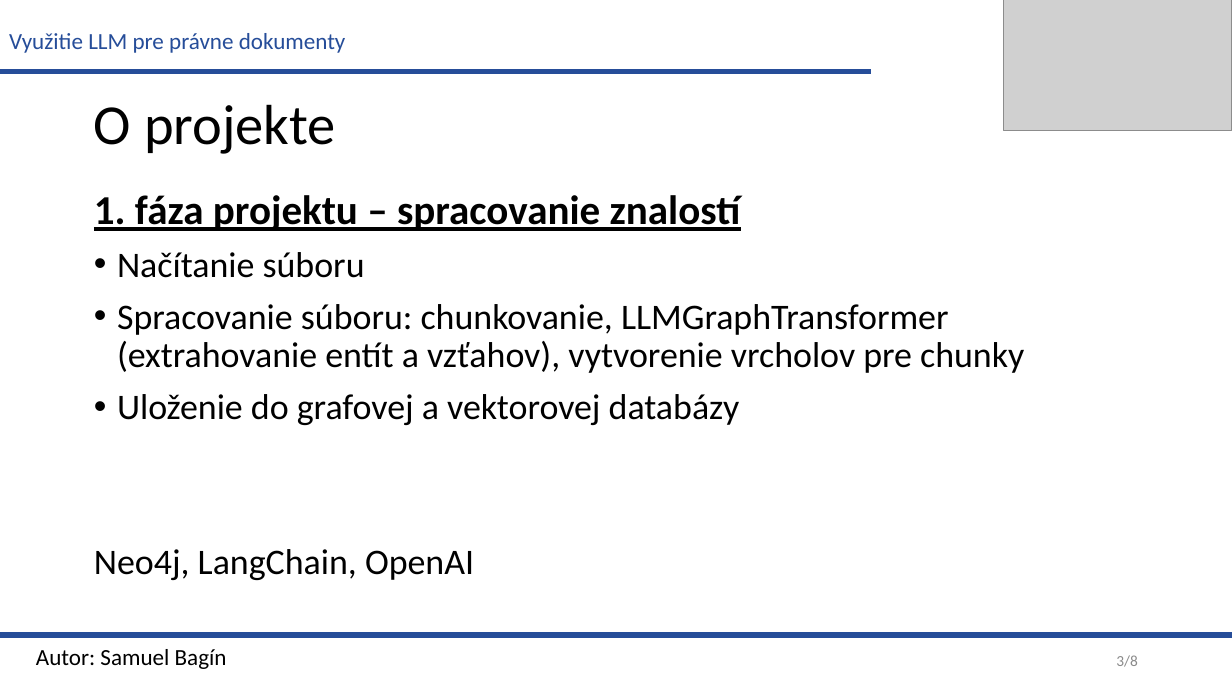
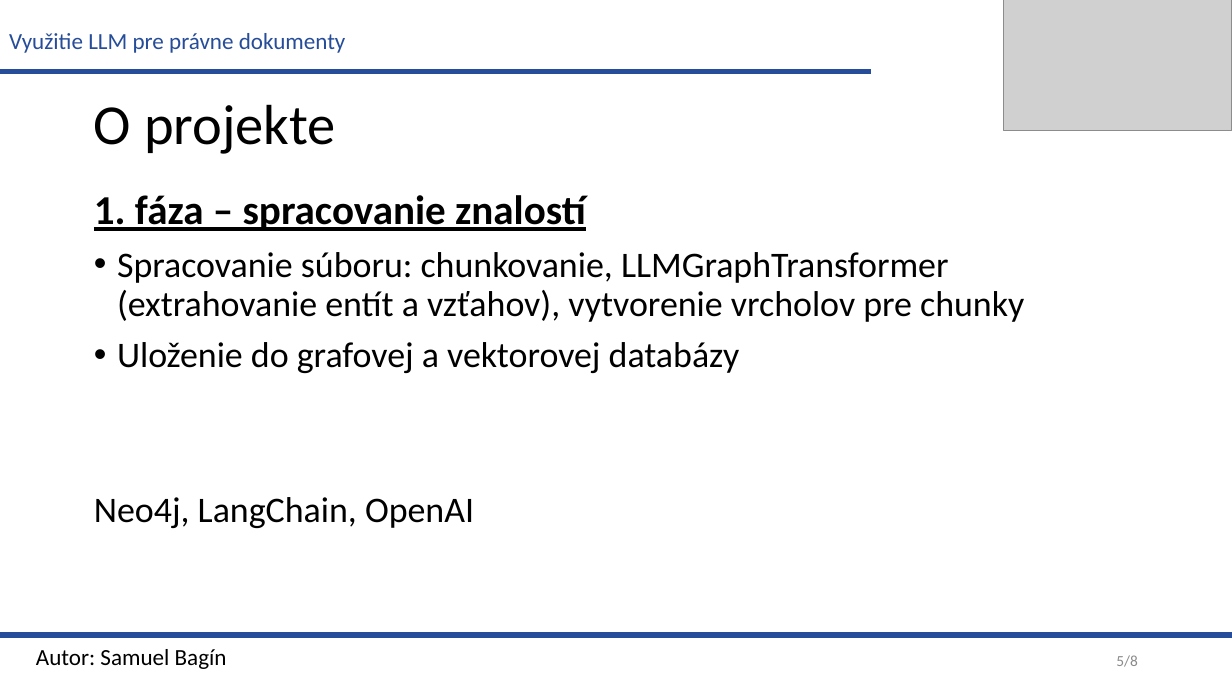
Before and after one commit to samuelbagin1/llm-knowledge-graph, a slide deck: slide 5 of presentations/Vyuzitie LLM pre pravne dokumenty.pptx (slide 3 before the commit). Drawn at 1232x693 pixels with LibreOffice and Linux fonts; fonts in the diff are those of the drawing; grey boxes stand for pictures. Boxes give left, top, right and bottom in pixels: in the first picture for what was removed or moved away, otherwise in the second. Text is boxed around its words. In the diff, an @@ line names an element or a change of style, - is before the commit and + after.

```diff
--- a/presentations/Vyuzitie LLM pre pravne dokumenty.pptx
+++ b/presentations/Vyuzitie LLM pre pravne dokumenty.pptx
@@ text at (94,195,586,231): text changed @@
-1. fáza projektu – spracovanie znalostí
-• Načítanie súboru
+1. fáza – spracovanie znalostí
@@ page number at (1116,655,1138,667): text changed @@
-3/8
+5/8
```
Also in this commit, not shown: 2 other slides changed, 1 slide added.
